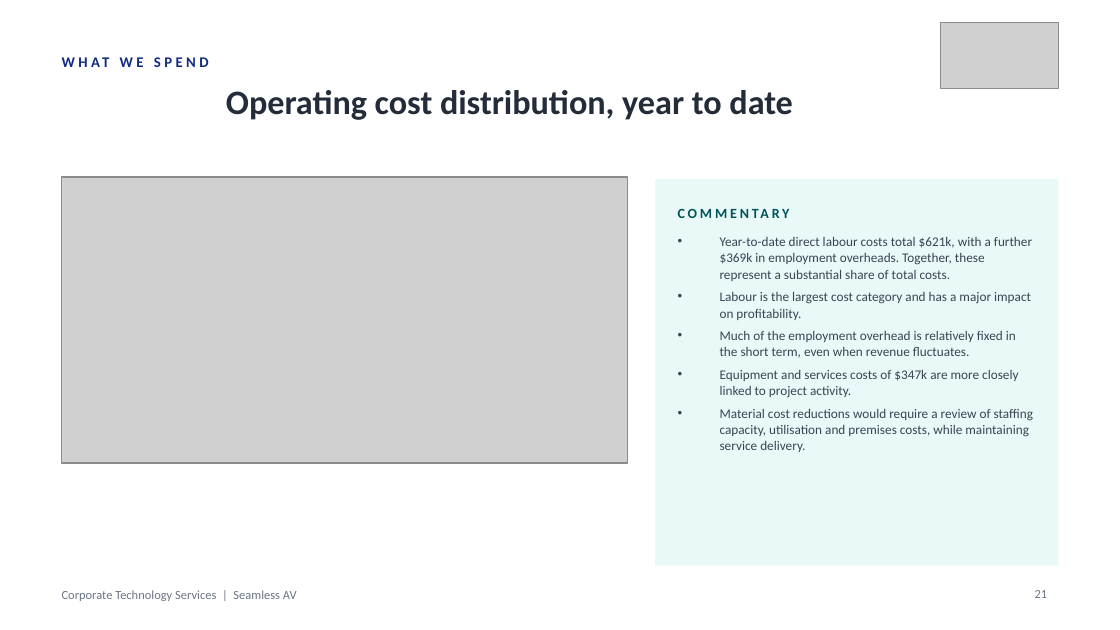
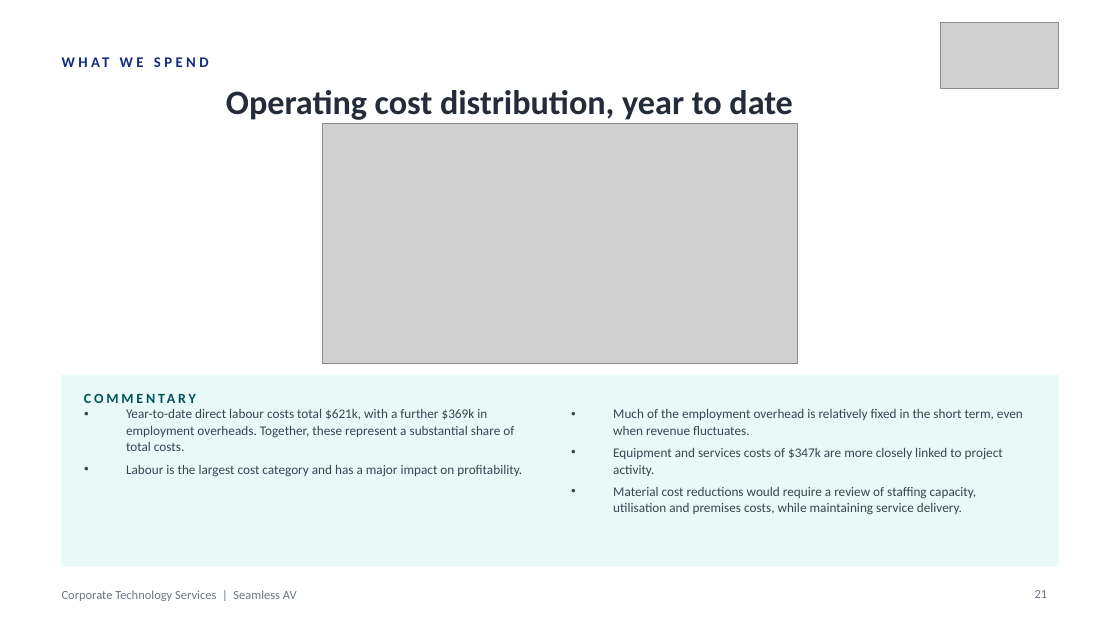
Before and after one commit to WesleyNelson-O33/Claude, a slide deck: slide 21 of deck/CTS Monthly Business Review - 30092026.pptx. Drawn at 1120x630 pixels with LibreOffice and Linux fonts; fonts in the diff are those of the drawing; grey boxes stand for pictures. Boxes give left, top, right and bottom in pixels: in the first picture for what was removed or moved away, otherwise in the second. Text is boxed around its words. In the diff, an @@ line names an element or a change of style, - is before the commit and + after.

```diff
--- a/deck/CTS Monthly Business Review - 30092026.pptx
+++ b/deck/CTS Monthly Business Review - 30092026.pptx
@@ picture added at [323, 123, 797, 364] @@
@@ picture removed at [62, 177, 627, 463] @@
@@ text at [720, 237, 1032, 320]: paragraphs removed @@
-• Year-to-date direct labour costs total $621k, with a further $369k in employment overheads. Together, these represent a substantial share of total costs.
-• Labour is the largest cost category and has a major impact on profitability.
@@ rectangle: place and size @@
-rectangle at [655, 179, 1058, 566]
+rectangle at [62, 375, 1058, 567]
@@ text "COMMENTARY" rewrapped from [678, 199, 1036, 227] to [84, 384, 420, 412] @@
@@ text added at [126, 409, 522, 477], 8.5 pt, text #3A4453 @@
+• Year-to-date direct labour costs total $621k, with a further $369k in employment overheads. Together, these represent a substantial share of total costs.
+• Labour is the largest cost category and has a major impact on profitability.
@@ text "Much of the employment overhead ...": place and size @@
-text "Much of the employment overhead ..." at [720, 237, 1033, 452]
+text "Much of the employment overhead ..." at [613, 409, 1023, 515]
```
Also in this commit, not shown: 8 other slides changed, 27 other files.
